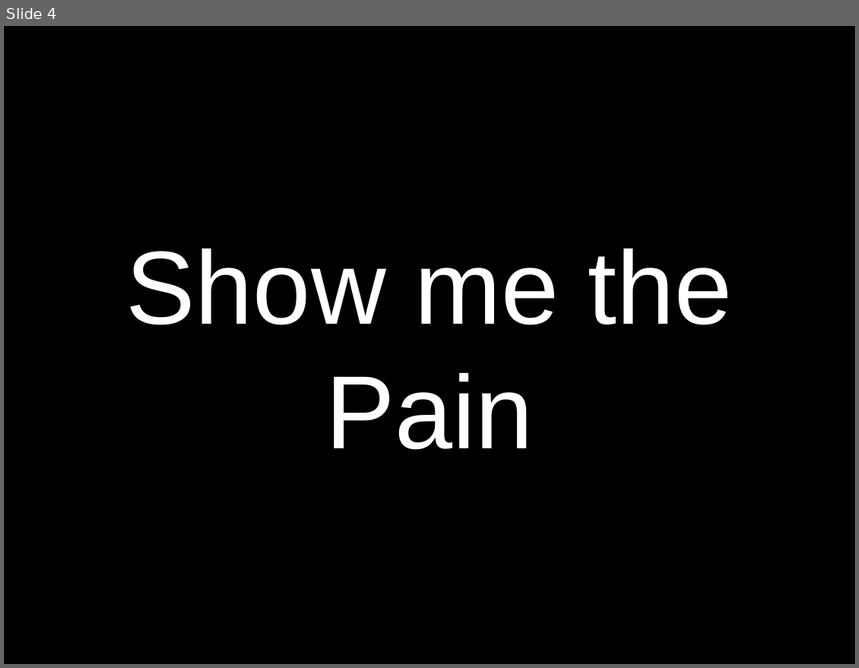
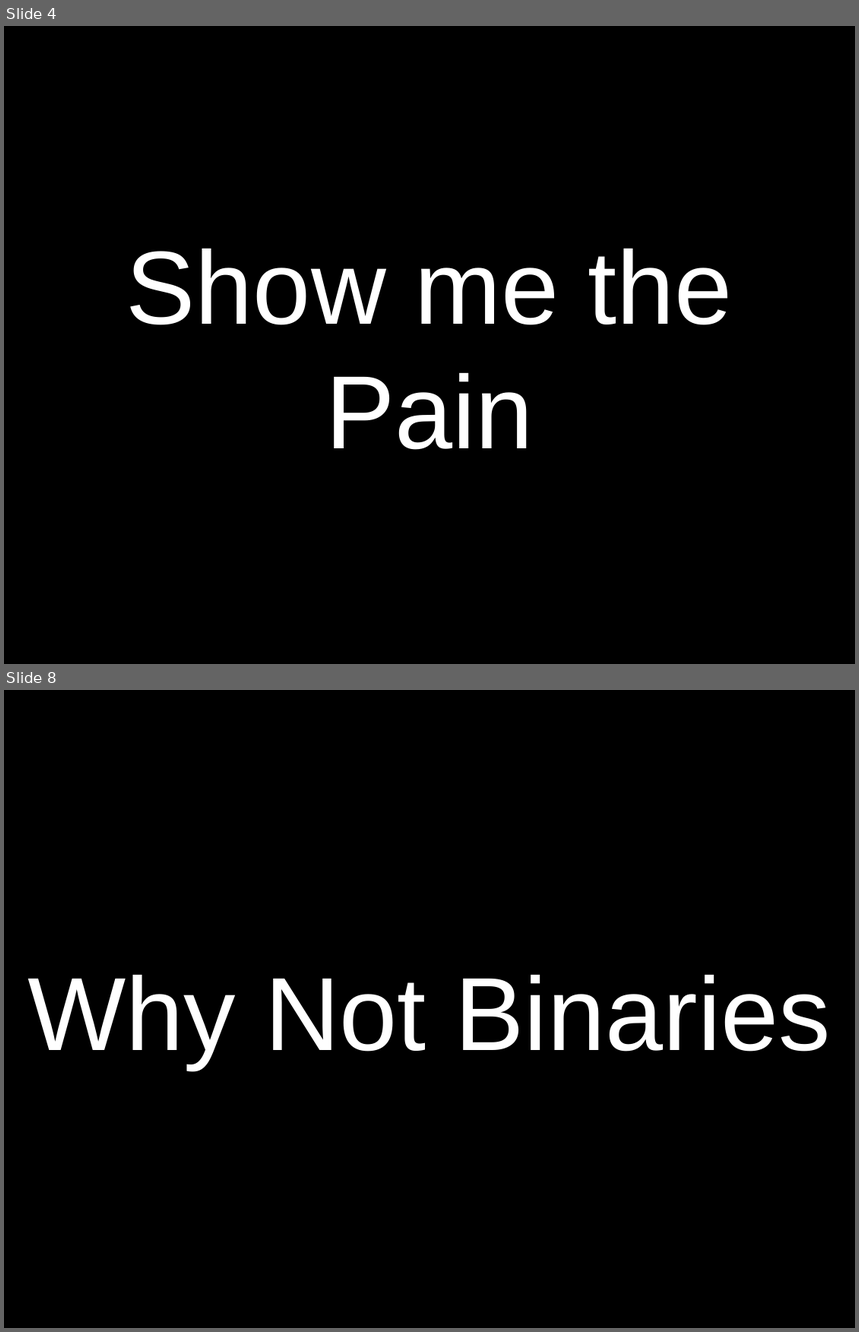
Before and after one commit to craignicol/scotaltdotnet, a slide deck: seattle/HORN Pres.ppt. Shown one above the other, each under a label of ours: slide 4 before the commit, slides 4 and 8 after it; the slides between them are not shown. The pictures are 859x668 and 859x1332 pixels, drawn with LibreOffice and Linux fonts; fonts in the diff are those of the drawing; grey boxes stand for pictures. Boxes give left, top, right and bottom in pixels: in the first picture for what was removed or moved away, otherwise in the second. Text is boxed around its words. In the diff, an @@ line names an element or a change of style, - is before the commit and + after.

```diff
--- a/seattle/HORN Pres.ppt
+++ b/seattle/HORN Pres.ppt
@@ slide 8 added at <box>4,690,855,1328</box>, background #FFFFFF @@
@@ picture added at <box>4,690,855,776</box> @@
@@ title added at <box>4,690,855,1328</box>, fill #000000, 88 pt, text #FFFFFF @@
+Why Not Binaries
@@ picture added at <box>7,1223,855,1328</box> @@
```
Also in this commit, not shown: 2 slides changed, 6 other slides added.
